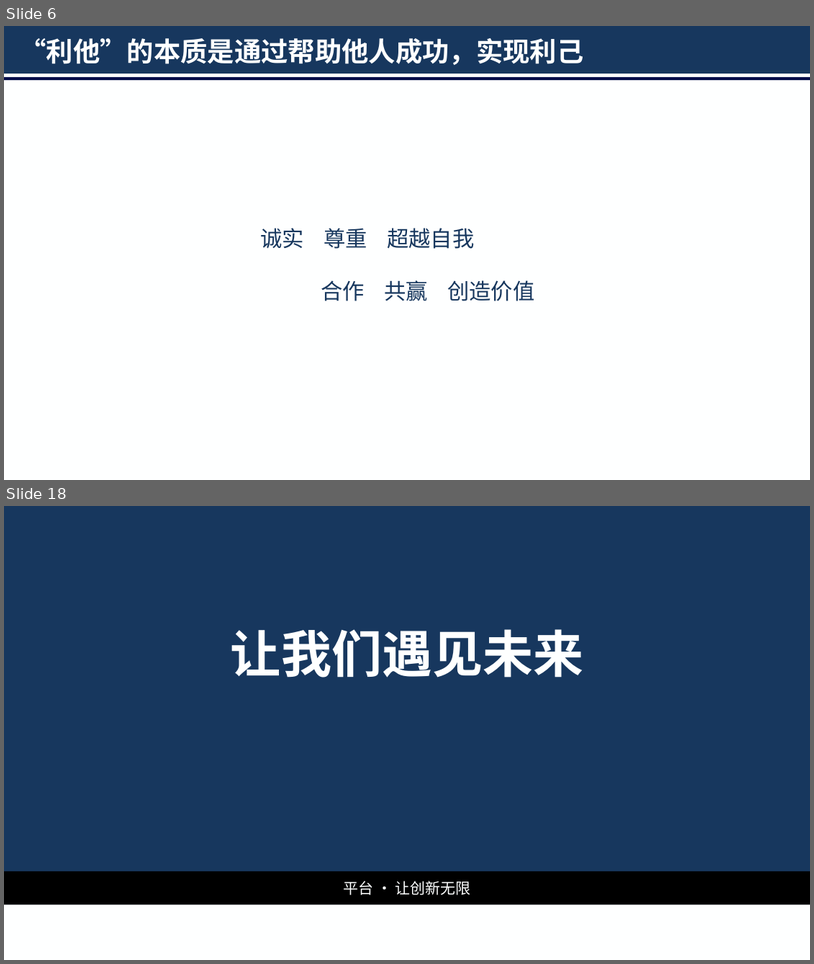
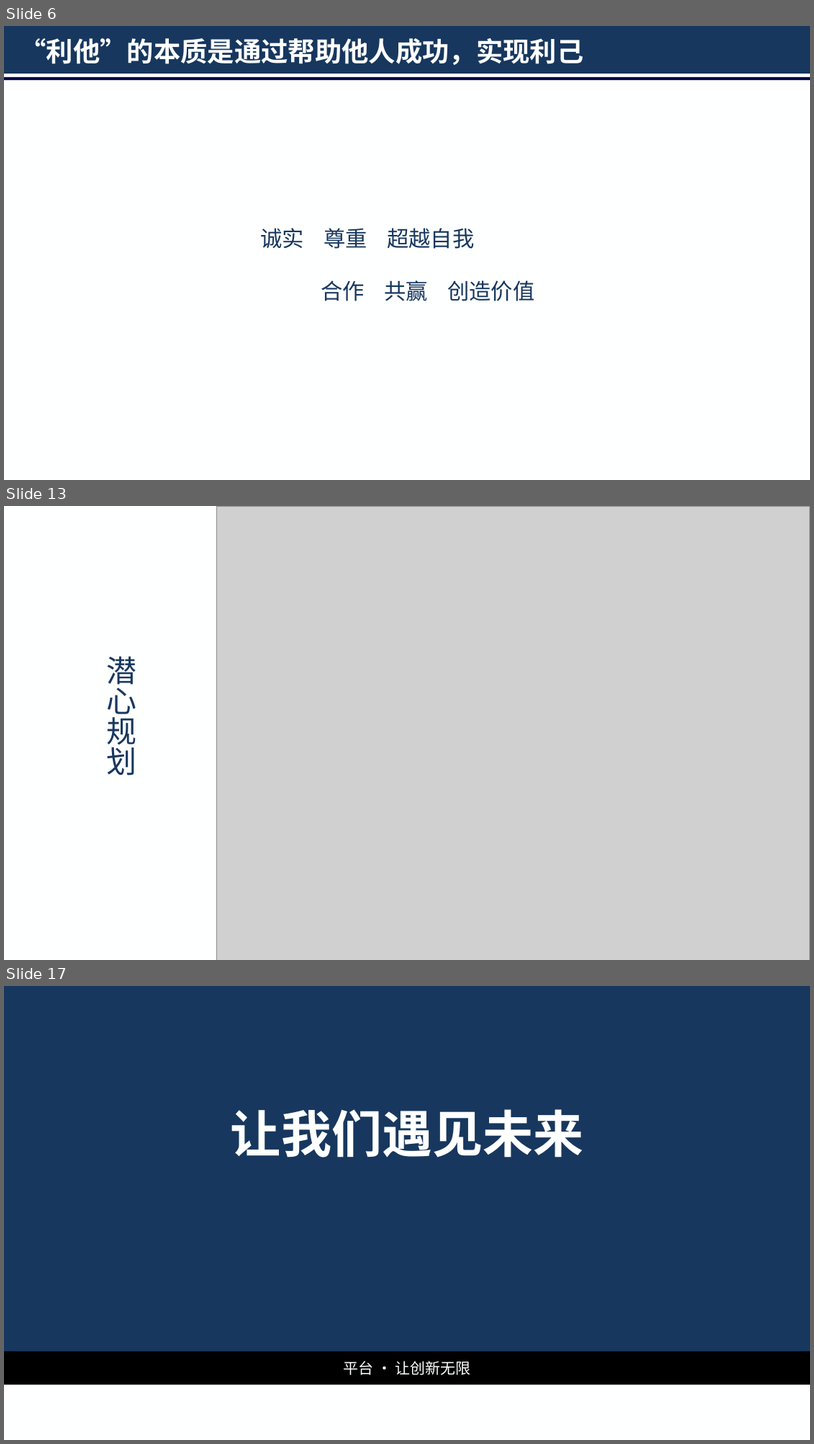
Before and after one commit to Jinzy/Primetonkb, a slide deck: 经验技巧总结/演讲：客户价值规划/客户价值规划.pptx. Shown one above the other, each under a label of ours: slides 6 and 18 before the commit, slides 6, 13 and 17 after it; the slides between them are not shown. The pictures are 814x964 and 814x1444 pixels, drawn with LibreOffice and Linux fonts; fonts in the diff are those of the drawing; grey boxes stand for pictures; background and template pictures are left out. Boxes give left, top, right and bottom in pixels: in the first picture for what was removed or moved away, otherwise in the second. Text is boxed around its words. In the diff, an @@ line names an element or a change of style, - is before the commit and + after.

```diff
--- a/经验技巧总结/演讲：客户价值规划/客户价值规划.pptx
+++ b/经验技巧总结/演讲：客户价值规划/客户价值规划.pptx
@@ slide 13 added at <box>4,506,810,960</box>, background #FEFFFF @@
@@ picture added at <box>217,506,810,960</box> @@
@@ text added at <box>106,656,136,775</box>, 36 pt, text #17375E @@
+潜心规划
@@ what was slide 18 is now slide 17 @@
```
Also in this commit, not shown: 2 slides changed, 8 other slides added, 10 slides removed.
